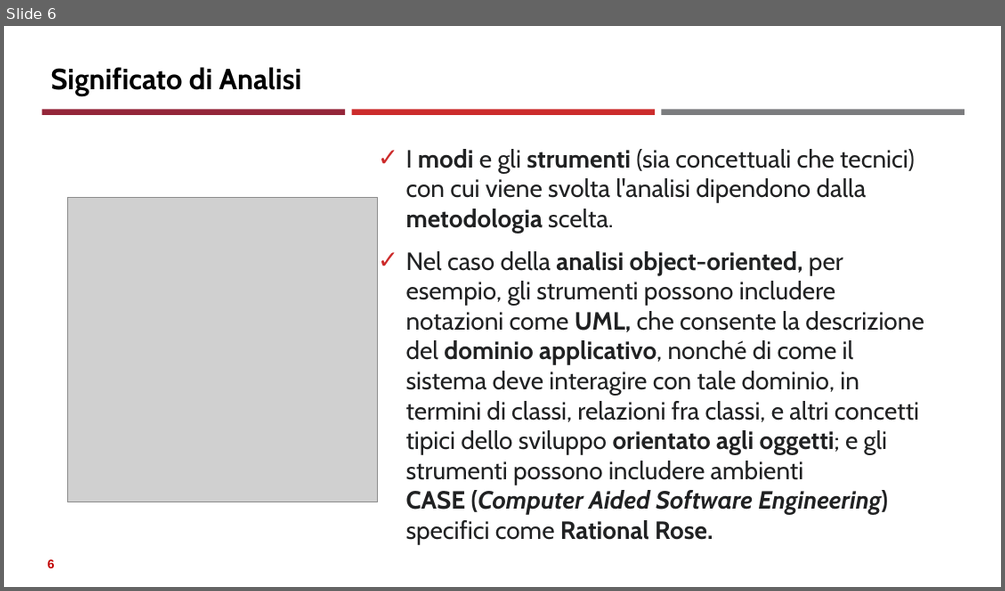
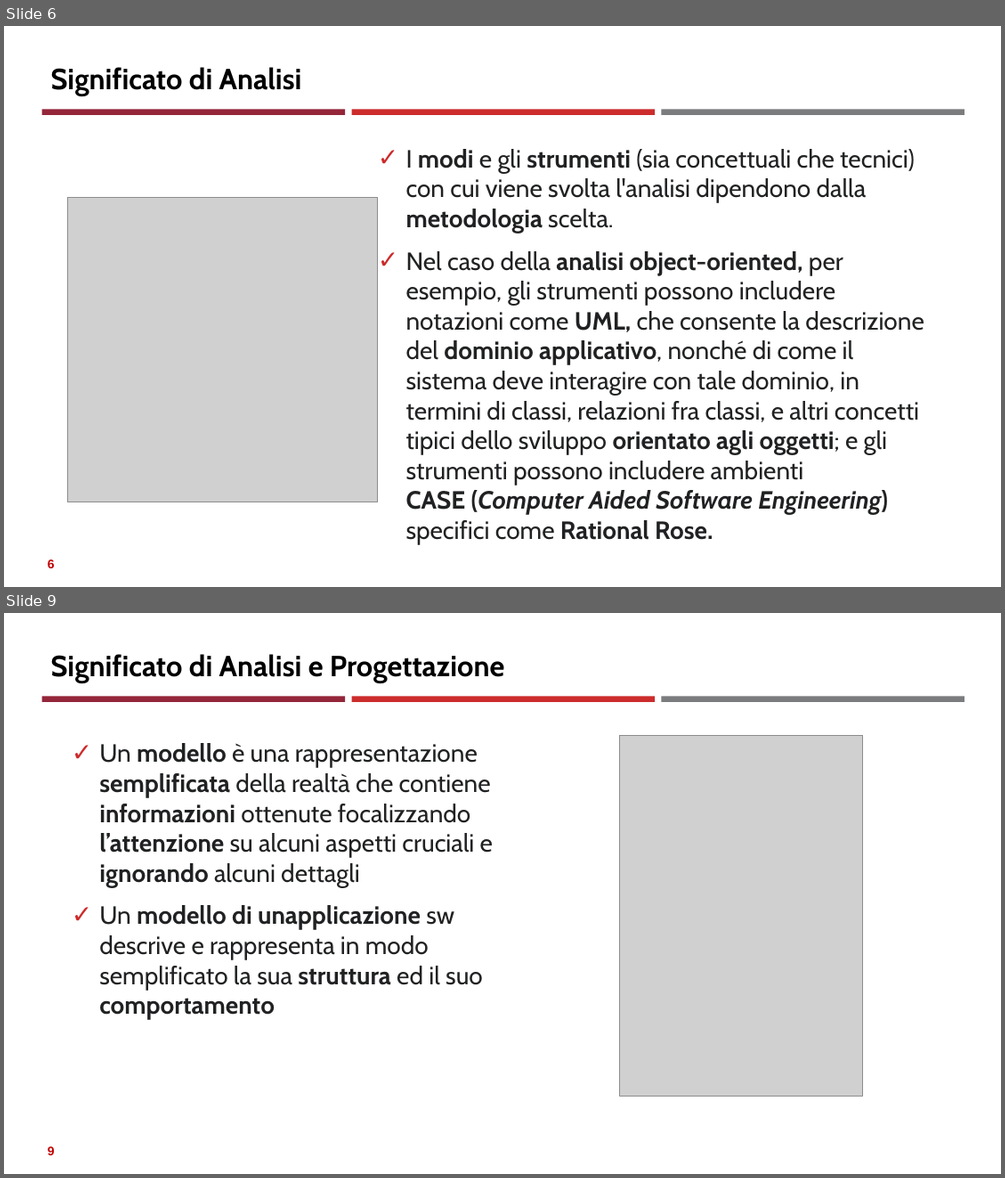
Before and after one commit to neural1977/data_science_interview_material, a slide deck: Assicurazioni/Analisi e progettazione del Software_ita.pptx. Shown one above the other, each under a label of ours: slide 6 before the commit, slides 6 and 9 after it; the slides between them are not shown. The pictures are 1005x591 and 1005x1178 pixels, drawn with LibreOffice and Linux fonts; fonts in the diff are those of the drawing; grey boxes stand for pictures. Boxes give left, top, right and bottom in pixels: in the first picture for what was removed or moved away, otherwise in the second. Text is boxed around its words. In the diff, an @@ line names an element or a change of style, - is before the commit and + after.

```diff
--- a/Assicurazioni/Analisi e progettazione del Software_ita.pptx
+++ b/Assicurazioni/Analisi e progettazione del Software_ita.pptx
@@ slide 9 added at box(4, 613, 1001, 1174), background #FFFFFF; not listed: 3 template elements that a slide beside it also shows @@
@@ title added at box(51, 654, 504, 683), 28 pt, text #000000, bold @@
+Significato di Analisi e Progettazione
@@ text added at box(99, 743, 493, 1020), 24 pt, text #202122 @@
+✓ Un modello è una rappresentazione semplificata della realtà che contiene informazioni ottenute focalizzando l’attenzione su alcuni aspetti cruciali e ignorando alcuni dettagli
+✓ Un modello di unapplicazione sw descrive e rappresenta in modo semplificato la sua struttura ed il suo comportamento
@@ picture added at box(620, 735, 863, 1095) @@
@@ page number added at box(48, 1146, 55, 1155), 12 pt, text #C00000, bold @@
+9
```
Also in this commit, not shown: 1 slide changed, 4 other slides added, 1 other file.
